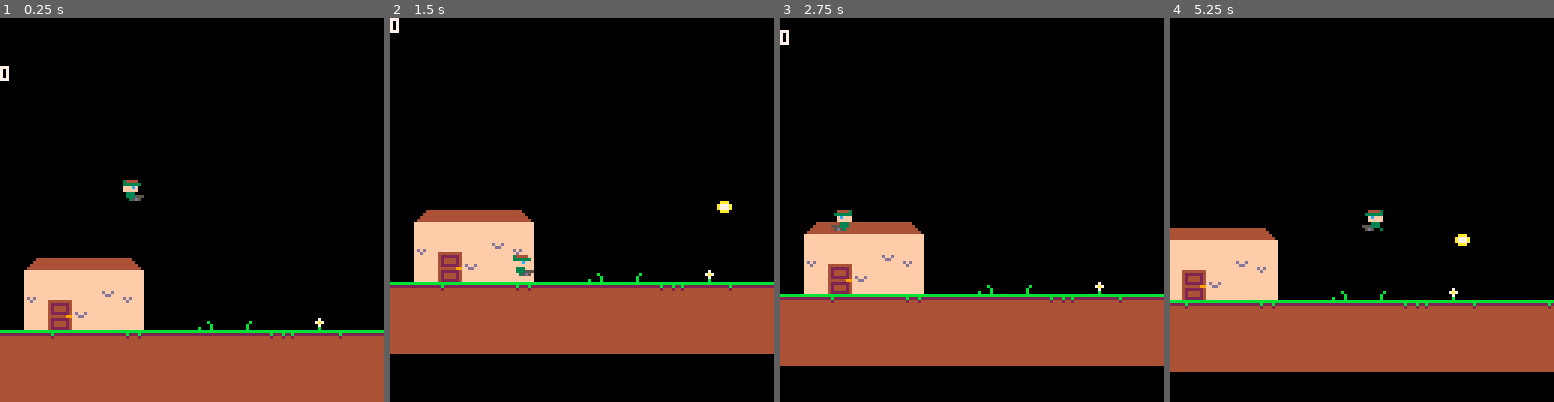
Above: before the commit, frames 1-4 (left to right).
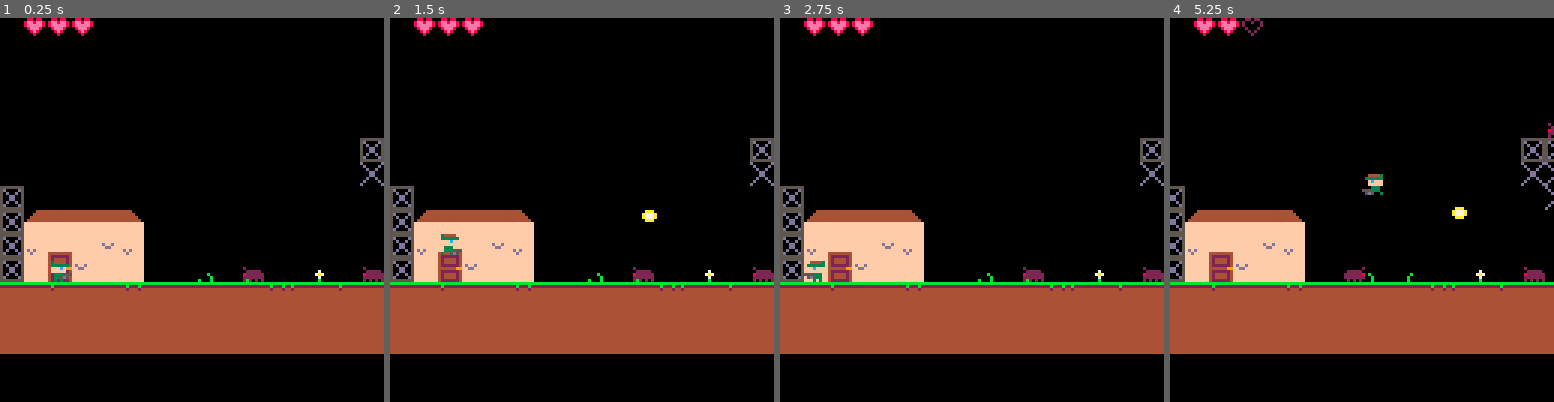
Above: after the commit, the same moments.

Repository: DavidPD/Pico8Games
Game: PICO-8 cartridge week1.p8
The game is run twice, just before and just after one commit, with the same random seed, the same clock (stepped at 60 frames per second) and the same inputs.
Inputs:
- Up to frame 1 (0.25 s): no input
- Up to frame 2 (1.5 s): tap O (Z key) at 0.33, 0.7, 1.43 s; tap X (X key) at 1.07 s
- Up to frame 3 (2.75 s): hold Left 1.97-2.37 s; tap X (X key) at 2.07, 2.4, 2.73 s; tap O (Z key) at 2.22 s; hold Down from 2.42 s (still down)
- Up to frame 4 (5.25 s): release Down at 2.82 s; hold Right 2.87-3.53 s; tap X (X key) every 0.33 s from 3.07 to 5.07 s; tap O (Z key) at 3.1, 3.98, 4.87 s; hold Up 3.58-4.08 s; hold Right 4.13-4.53 s; hold Down 4.58-5.08 s; hold Left from 5.13 s (still down)

The runs differ from the first frame. In frame 1, 34% of the frame differs, in the area x 0-100%, y 0-100%; in frame 2, 2.7%; in frame 3, 13%; in frame 4, 17%.

Commit message:
Finish week 1 game

Diff:
--- a/week1.p8
+++ b/week1.p8
@@ -3,8 +3,11 @@
 __lua__
 
 t = 0
+game_end = false
+message = "hello world"
 
 player_type = {
+  height = 8, width = 8,
   anim_frame_delay = 3,
   air_spr={2,3},
   stand_spr=1,
@@ -14,34 +17,133 @@
   init = function(self)
     self.last_shot = 0
     self.dir_y = 0
+    self.health = 3
+    self.last_hurt = 0
+    self.invincible = false
   end,
 
   shoot = function(self)
     if t - self.last_shot > 3 then
       self.last_shot = t
-      add(bullets, {
-        x = self.x + self.dir * 2,
-        y = self.y + 1,
-        dir_x = self.dir + self.dir_y * self.dir,
-        dir_y = self.dir_y,
-        lifetime = 24
-      })
+
+      b = entity(bullet_type, self.x, self.y)
+
+      if self.dir > 0 then
+        b.x += 3
+      end
+
+      if self.dir_y == 0 then
+        b.dir_x = self.dir
+        b.y += 3
+      else
+        b.dir_x = 0
+        b.y += 1
+      end
+      b.dir_y = self.dir_y
+      add(entities, b)
       sfx(0)
     end
   end,
 
   draw = function(self)
+    if not self.invincible or t % 2 == 0 then
+      draw_entity(self)
+    end
     -- draw gun
     if self.dir_y == 0 then
       spr(18, self.x, self.y + 2, 1, 1, self.dir == -1)
     elseif self.dir_y == -1 then
       spr(19, self.x, self.y, 1, 1, self.dir == -1)
     end
+  end,
+
+  update = function(self)
+    update_entity(self)
+    if t - self.last_hurt > 19 then self.invincible = false end
+    if check_map_collision(self, 7) then
+      game_end = true
+      message = "you win!!!"
+      sfx(3) -- win!
+    end
   end
 }
 
+bug_type = {
+  width = 8, height = 5,
+  anim_frame_delay = 3,
+  air_spr={8,8},
+  stand_spr=8,
+  walk_anim = {8,9},
+  walk_speed = 1, walk_accel = 0.2,
+
+  init = function(self)
+    self.last_swap = 0
+    self.dir = -1
+    self.health = 4
+  end,
+
+  update = function(self)
+    if not player.invincible and is_entity_collision(self, player) then
+      player.health -= 1
+      player.last_hurt = t
+      player.invincible = true
+      if player.health <= 0 then
+        game_end = true
+        message = "game over"
+        sfx(2) -- game over
+        return
+      else
+        sfx(4) -- hurt sound
+      end
+    end
+    if (self.walking) then
+      update_entity(self)
+      self.vx = self.type.walk_speed * self.dir
+      if t - self.last_swap > 10 then
+        self.last_swap = t
+        if self.x > player.x then
+          self.dir = -1
+        else
+          self.dir = 1
+        end
+      end
+    end
+    if abs(self.x - player.x) < 36 then self.walking = true end
+  end
+}
+
+bullet_type = {
+  width = 4, height = 4,
+  init = function(self)
+    self.lifetime = 24
+  end,
+
+  update = function(self)
+    self.x += self.dir_x * 5
+    self.y += self.dir_y * 5
+    self.lifetime -= 1
+    if self.lifetime <= 0 or check_map_collision(self) then del(entities, self) end
+    for e in all(entities) do
+      if e.type == bug_type and is_entity_collision(self, e) then
+        del(entities, self)
+        e.health -= 1
+        if e.health <= 0 then
+          del(entities, e)
+          sfx(5) -- deadbug
+        end
+        return
+      end
+    end
+  end,
+
+  draw = function(self)
+    bspr = 21
+    if (abs(self.dir_x) < abs(self.dir_y)) bspr = 22
+    spr(bspr, self.x, self.y)
+  end
+}
+
 entities = {}
-bullets = {}
 
 function entity(type, x, y)
   e = {
@@ -58,11 +160,29 @@
 end
 
 function _init()
-  player = entity(player_type, 40, 30)
+  player = entity(player_type, 16, 80)
   add(entities, player)
+
+  bugs = {
+    {10, 10},
+    {15, 10},
+    {16, 4},
+    {22, 10},
+    {26, 6},
+    {32, -1},
+    {36, 8},
+    {40, 4},
+    {45, 0},
+    {54, 8},
+  }
+
+  for bug in all(bugs) do
+    add(entities, entity(bug_type, bug[1] * 8, bug[2] * 8 + 3))
+  end
 end
 
 function _update()
+  if game_end then return end
   -- update time
   t += 1;
 
@@ -83,10 +203,13 @@
     player.walking = false
   end
 
-  if btn(2) then player.dir_y = -1 else player.dir_y = 0 end
+  if btn(2) then player.dir_y = -1
+  elseif btn(3) and not player.is_grounded then player.dir_y = 1
+  else player.dir_y = 0
+  end
 
   if btn(4) and player.is_grounded then
-    player.vy = -3.5
+    player.vy = -4
     player.is_grounded = false
   end
 
@@ -98,30 +221,38 @@
     if e.type.update != nil then
       e.type.update(e)
     else
-      update(e)
-    end
-  end
-
-  for b in all(bullets) do
-    update_bullet(b)
+      update_entity(e)
+    end
   end
 end
 
 function _draw()
-  cls()
-  camera(clamp(player.x - 64, 0, 32), clamp(player.y - 64, -16, 0))
-  map(0,0,0,0,32,16)
-  draw_entity(player)
-  print(player.dir_y, 0, 0, 7)
-  for b in all(bullets) do
-    bspr = 21
-    if (abs(b.dir_x) < abs(b.dir_y)) bspr = 22
-    spr(bspr, b.x, b.y)
-  end
-end
-
-function update(e)
-  printh(#bullets)
+  cls() camera()
+  if game_end then
+    print(message, 0, 0, 7)
+    return
+  end
+  camera(clamp(player.x - 64, 0, 384), 0)
+  map(0,0,0,0,64,16)
+
+  for e in all(entities) do
+    if e.type.draw then
+      e.type.draw(e)
+    else
+      draw_entity(e)
+    end
+  end
+  camera()
+  for n = 1,3 do
+    s = 4
+    if n > player.health then
+      s = 5
+    end
+    spr(s, n * 8, 0)
+  end
+end
+
+function update_entity(e)
   if e.walking then
     e.vx = clamp(e.vx + e.type.walk_accel * e.dir, -e.type.walk_speed, e.type.walk_speed)
   else
@@ -152,13 +283,6 @@
   end
 end
 
-function update_bullet(bullet)
-  bullet.x += bullet.dir_x * 5
-  bullet.y += bullet.dir_y * 5
-  bullet.lifetime -= 1
-  if bullet.lifetime <= 0 then del(bullets, bullet) end
-end
-
 function draw_entity(e)
   if not e.is_grounded then
     local air_spr
@@ -173,18 +297,15 @@
   else
     spr(e.type.stand_spr, e.x, e.y, 1, 1, e.dir < 0)
   end
-  if e.type.draw != nil then
-    e.type.draw(e)
-  end
 end
 
 function check_map_collision(e, f)
   f = f or 0
   local is_solid = false
   is_solid = solid(e.x / 8, e.y / 8, f)
-  is_solid = (is_solid or solid(e.x / 8, (e.y + 7) / 8, f))
-  is_solid = (is_solid or solid((e.x + 7) / 8, (e.y + 7) / 8, f))
-  is_solid = (is_solid or solid((e.x + 7) / 8, e.y / 8, f))
+  is_solid = (is_solid or solid(e.x / 8, (e.y + e.type.height - 1) / 8, f))
+  is_solid = (is_solid or solid((e.x + e.type.width - 1) / 8, (e.y + e.type.height - 1) / 8, f))
+  is_solid = (is_solid or solid((e.x + e.type.width - 1) / 8, e.y / 8, f))
   return is_solid
 end
 
@@ -192,6 +313,16 @@
   local s = mget(x, y)
   local is_solid = fget(s, f)
   return is_solid
+end
+
+function is_entity_collision(e1, e2)
+  local x_overlap = range(e1.x, e2.x, e2.x + e2.type.width) or
+                    range(e2.x, e1.x, e1.x + e1.type.width);
+
+  local y_overlap = range(e1.y, e2.y, e2.y + e2.type.height) or
+                    range(e2.y, e1.y, e1.y + e1.type.height);
+
+  return x_overlap and y_overlap;
 end
 
 -- utility functions
@@ -208,6 +339,10 @@
   end
 end
 
+function range(n, min, max)
+  return (n <= max and n >= min)
+end
+
 
 
 
@@ -338,168 +473,168 @@
 
 
 __gff__
-0000000000000000000000000000000000000000000000000000000000000000000001010000010000000000000000000000010100000100000000000000000000000000000000000000000000000000000000000000000000000000000000000000000000000000000000000000000000000000000000000000000000000000
+0000000000000000000000000000000000000000000000000000000000000000008001010000010000000000000000000000010100000101000000000000000000000000000000000000000000000000000000000000000000000000000000000000000000000000000000000000000000000000000000000000000000000000
 0000000000000000000000000000000000000000000000000000000000000000000000000000000000000000000000000000000000000000000000000000000000000000000000000000000000000000000000000000000000000000000000000000000000000000000000000000000000000000000000000000000000000000
 __map__
-0000000000000000000000000000000000000000000000000000000000000000000000000000000000000000000000000000000000000000000000000000000000000000000000000000000000000000000000000000000000000000000000000000000000000000000000000000000000000000000000000000000000000000
-0000000000000000000000000000000000000000000000000000000000000000000000000000000000000000000000000000000000000000000000000000000000000000000000000000000000000000000000000000000000000000000000000000000000000000000000000000000000000000000000000000000000000000
-0000000000000000000000000000000000000000000000000000000000000000000000000000000000000000000000000000000000000000000000000000000000000000000000000000000000000000000000000000000000000000000000000000000000000000000000000000000000000000000000000000000000000000
-0000000000000000000000000000000000000000000000000000000000000000000000000000000000000000000000000000000000000000000000000000000000000000000000000000000000000000000000000000000000000000000000000000000000000000000000000000000000000000000000000000000000000000
-0000000000000000000000000000000000000000000000000000000000000000000000000000000000000000000000000000000000000000000000000000000000000000000000000000000000000000000000000000000000000000000000000000000000000000000000000000000000000000000000000000000000000000
-0000000000000000000000000000000000000000000000000000000000000000000000000000000000000000000000000000000000000000000000000000000000000000000000000000000000000000000000000000000000000000000000000000000000000000000000000000000000000000000000000000000000000000
-0000000000000000000000000000000000000000000000000000000000000000000000000000000000000000000000000000000000000000000000000000000000000000000000000000000000000000000000000000000000000000000000000000000000000000000000000000000000000000000000000000000000000000
-0000000000000000000000000000000000000000000000000000000000000000000000000000000000000000000000000000000000000000000000000000000000000000000000000000000000000000000000000000000000000000000000000000000000000000000000000000000000000000000000000000000000000000
-0040414141420000000000000000000000000000000000000000000000000000000000000000000000000000000000000000000000000000000000000000000000000000000000000000000000000000000000000000000000000000000000000000000000000000000000000000000000000000000000000000000000000000
-0051506252510000000000000000000000000000000000000000000000000000000000000000000000000000000000000000000000000000000000000000000000000000000000000000000000000000000000000000000000000000000000000000000000000000000000000000000000000000000000000000000000000000
-0062606162620000340024000035000000000000343500003400350000350000000000000000000000000000000000000000000000000000000000000000000000000000000000000000000000000000000000000000000000000000000000000000000000000000000000000000000000000000000000000000000000000000
-3232333232223232323232223332333232223232323222333222323232333232000000000000000000000000000000000000000000000000000000000000000000000000000000000000000000000000000000000000000000000000000000000000000000000000000000000000000000000000000000000000000000000000
-2323232323232323232323232323232323232323232323232323232323232323000000000000000000000000000000000000000000000000000000000000000000000000000000000000000000000000000000000000000000000000000000000000000000000000000000000000000000000000000000000000000000000000
-2323232323232323232323232323232323232323232323232323232323232323000000000000000000000000000000000000000000000000000000000000000000000000000000000000000000000000000000000000000000000000000000000000000000000000000000000000000000000000000000000000000000000000
-0000000000000000000000000000000000000000000000000000000000000000000000000000000000000000000000000000000000000000000000000000000000000000000000000000000000000000000000000000000000000000000000000000000000000000000000000000000000000000000000000000000000000000
-0000000000000000000000000000000000000000000000000000000000000000000000000000000000000000000000000000000000000000000000000000000000000000000000000000000000000000000000000000000000000000000000000000000000000000000000000000000000000000000000000000000000000000
-0000000000000000000000000000000000000000000000000000000000000000000000000000000000000000000000000000000000000000000000000000000000000000000000000000000000000000000000000000000000000000000000000000000000000000000000000000000000000000000000000000000000000000
-0000000000000000000000000000000000000000000000000000000000000000000000000000000000000000000000000000000000000000000000000000000000000000000000000000000000000000000000000000000000000000000000000000000000000000000000000000000000000000000000000000000000000000
-0000000000000000000000000000000000000000000000000000000000000000000000000000000000000000000000000000000000000000000000000000000000000000000000000000000000000000000000000000000000000000000000000000000000000000000000000000000000000000000000000000000000000000
-0000000000000000000000000000000000000000000000000000000000000000000000000000000000000000000000000000000000000000000000000000000000000000000000000000000000000000000000000000000000000000000000000000000000000000000000000000000000000000000000000000000000000000
-0000000000000000000000000000000000000000000000000000000000000000000000000000000000000000000000000000000000000000000000000000000000000000000000000000000000000000000000000000000000000000000000000000000000000000000000000000000000000000000000000000000000000000
-0000000000000000000000000000000000000000000000000000000000000000000000000000000000000000000000000000000000000000000000000000000000000000000000000000000000000000000000000000000000000000000000000000000000000000000000000000000000000000000000000000000000000000
-0000000000000000000000000000000000000000000000000000000000000000000000000000000000000000000000000000000000000000000000000000000000000000000000000000000000000000000000000000000000000000000000000000000000000000000000000000000000000000000000000000000000000000
-0000000000000000000000000000000000000000000000000000000000000000000000000000000000000000000000000000000000000000000000000000000000000000000000000000000000000000000000000000000000000000000000000000000000000000000000000000000000000000000000000000000000000000
-0000000000000000000000000000000000000000000000000000000000000000000000000000000000000000000000000000000000000000000000000000000000000000000000000000000000000000000000000000000000000000000000000000000000000000000000000000000000000000000000000000000000000000
-0000000000000000000000000000000000000000000000000000000000000000000000000000000000000000000000000000000000000000000000000000000000000000000000000000000000000000000000000000000000000000000000000000000000000000000000000000000000000000000000000000000000000000
-0000000000000000000000000000000000000000000000000000000000000000000000000000000000000000000000000000000000000000000000000000000000000000000000000000000000000000000000000000000000000000000000000000000000000000000000000000000000000000000000000000000000000000
-0000000000000000000000000000000000000000000000000000000000000000000000000000000000000000000000000000000000000000000000000000000000000000000000000000000000000000000000000000000000000000000000000000000000000000000000000000000000000000000000000000000000000000
-0000000000000000000000000000000000000000000000000000000000000000000000000000000000000000000000000000000000000000000000000000000000000000000000000000000000000000000000000000000000000000000000000000000000000000000000000000000000000000000000000000000000000000
-0000000000000000000000000000000000000000000000000000000000000000000000000000000000000000000000000000000000000000000000000000000000000000000000000000000000000000000000000000000000000000000000000000000000000000000000000000000000000000000000000000000000000000
-0000000000000000000000000000000000000000000000000000000000000000000000000000000000000000000000000000000000000000000000000000000000000000000000000000000000000000000000000000000000000000000000000000000000000000000000000000000000000000000000000000000000000000
-0000000000000000000000000000000000000000000000000000000000000000000000000000000000000000000000000000000000000000000000000000000000000000000000000000000000000000000000000000000000000000000000000000000000000000000000000000000000000000000000000000000000000000
-…(130 lines of a section not shown)…
+0000000000000000000000000000000000000000000000000000000000000000000000000000000000000000000000110000000000000000000000000000000000000000000000000000000000000000000000000000000000000000000000000000000000000000000000000000000000000000000000000000000000000000
+0000000000000000000000000000000000000000000000000000000000000000000000000000000000000000003700210000000000000000000000000000000000000000000000000000000000000000000000000000000000000000000000000000000000000000000000000000000000000000000000000000000000000000
+0000000000000000000000000000000000000026262600000000000000000000000000000000000000000000002626262600000000000000000000000000002600000000000000000000000000000000000000000000000000000000000000000000000000000000000000000000000000000000000000000000000000000000
+0000000000000000000000000000000000000027272700003600000000000000000000000000000000000000272727002700000000000000000000000000002600000000000000000000000000000000000000000000000000000000000000000000000000000000000000000000000000000000000000000000000000000000
+0000000000000000000000000000000000000027002700003600000000000000000000000000000000000027002700270000000000000000000000000000002600000000000000000000000000000000000000000000000000000000000000000000000000000000000000000000000000000000000000000000000000000000
+0000000000000000000000000000002626260027272700003636000000000000000000000000002626260027002700270000000026262600000000000000002600000000000000000000000000000000000000000000000000000000000000000000000000000000000000000000000000000000000000000000000000000000
+0000000000000000000000000000002727272700002700003636000000000000000000000000002727002700270027000000000027272700000000000000002600000000000000000000000000000000000000000000000000000000000000000000000000000000000000000000000000000000000000000000000000000000
+2600000000000000000000000000000027002727272700003636360000000000000000000000000027272726262627000000002700270000000000000000002600000000000000000000000000000000000000000000000000000000000000000000000000000000000000000000000000000000000000000000000000000000
+2640414141420000000000000000000000272726262600003636360000000000000000000000000000002700002727000000002727270000000036360000002600000000000000000000000000000000000000000000000000000000000000000000000000000000000000000000000000000000000000000000000000000000
+2651506252510000000000000000000000272727002700363636360000000000000000003600000000002727272727000000002700323200000036363600002600000000000000000000000000000000000000000000000000000000000000000000000000000000000000000000000000000000000000000000000000000000
+2662606162620000340024000035000000270027272700363636360000350000000000363636000000002726262627000000003232232300000036363600002600000000000000000000000000000000000000000000000000000000000000000000000000000000000000000000000000000000000000000000000000000000
+3232333232223232323232223332333232223232323222333222323232333232322232323232223332223232323332323222322323232333322232323233323200000000000000000000000000000000000000000000000000000000000000000000000000000000000000000000000000000000000000000000000000000000
+2323232323232323232323232323232323232323232323232323232323232323232323232323232323232323232323232323232323232323232323232323232300000000000000000000000000000000000000000000000000000000000000000000000000000000000000000000000000000000000000000000000000000000
+2323232323232323232323232323232323232323232323232323232323232323232323232323232323232323232323232323232323232323232323232323232300000000000000000000000000000000000000000000000000000000000000000000000000000000000000000000000000000000000000000000000000000000
+0000000000000000000000000000000000000000000000000000000000000000000000000000000000000000000000000000000000000000000000000000000000000000000000000000000000000000000000000000000000000000000000000000000000000000000000000000000000000000000000000000000000000000
+0000000000000000000000000000000000000000000000000000000000000000000000000000000000000000000000000000000000000000000000000000000000000000000000000000000000000000000000000000000000000000000000000000000000000000000000000000000000000000000000000000000000000000
+0000000000000000000000000000000000000000000000000000000000000000000000000000000000000000000000000000000000000000000000000000000000000000000000000000000000000000000000000000000000000000000000000000000000000000000000000000000000000000000000000000000000000000
+0000000000000000000000000000000000000000000000000000000000000000000000000000000000000000000000000000000000000000000000000000000000000000000000000000000000000000000000000000000000000000000000000000000000000000000000000000000000000000000000000000000000000000
+0000000000000000000000000000000000000000000000000000000000000000000000000000000000000000000000000000000000000000000000000000000000000000000000000000000000000000000000000000000000000000000000000000000000000000000000000000000000000000000000000000000000000000
+0000000000000000000000000000000000000000000000000000000000000000000000000000000000000000000000000000000000000000000000000000000000000000000000000000000000000000000000000000000000000000000000000000000000000000000000000000000000000000000000000000000000000000
+0000000000000000000000000000000000000000000000000000000000000000000000000000000000000000000000000000000000000000000000000000000000000000000000000000000000000000000000000000000000000000000000000000000000000000000000000000000000000000000000000000000000000000
+0000000000000000000000000000000000000000000000000000000000000000000000000000000000000000000000000000000000000000000000000000000000000000000000000000000000000000000000000000000000000000000000000000000000000000000000000000000000000000000000000000000000000000
+0000000000000000000000000000000000000000000000000000000000000000000000000000000000000000000000000000000000000000000000000000000000000000000000000000000000000000000000000000000000000000000000000000000000000000000000000000000000000000000000000000000000000000
+0000000000000000000000000000000000000000000000000000000000000000000000000000000000000000000000000000000000000000000000000000000000000000000000000000000000000000000000000000000000000000000000000000000000000000000000000000000000000000000000000000000000000000
+0000000000000000000000000000000000000000000000000000000000000000000000000000000000000000000000000000000000000000000000000000000000000000000000000000000000000000000000000000000000000000000000000000000000000000000000000000000000000000000000000000000000000000
+0000000000000000000000000000000000000000000000000000000000000000000000000000000000000000000000000000000000000000000000000000000000000000000000000000000000000000000000000000000000000000000000000000000000000000000000000000000000000000000000000000000000000000
+0000000000000000000000000000000000000000000000000000000000000000000000000000000000000000000000000000000000000000000000000000000000000000000000000000000000000000000000000000000000000000000000000000000000000000000000000000000000000000000000000000000000000000
+0000000000000000000000000000000000000000000000000000000000000000000000000000000000000000000000000000000000000000000000000000000000000000000000000000000000000000000000000000000000000000000000000000000000000000000000000000000000000000000000000000000000000000
+0000000000000000000000000000000000000000000000000000000000000000000000000000000000000000000000000000000000000000000000000000000000000000000000000000000000000000000000000000000000000000000000000000000000000000000000000000000000000000000000000000000000000000
+0000000000000000000000000000000000000000000000000000000000000000000000000000000000000000000000000000000000000000000000000000000000000000000000000000000000000000000000000000000000000000000000000000000000000000000000000000000000000000000000000000000000000000
+0000000000000000000000000000000000000000000000000000000000000000000000000000000000000000000000000000000000000000000000000000000000000000000000000000000000000000000000000000000000000000000000000000000000000000000000000000000000000000000000000000000000000000
+0000000000000000000000000000000000000000000000000000000000000000000000000000000000000000000000000000000000000000000000000000000000000000000000000000000000000000000000000000000000000000000000000000000000000000000000000000000000000000000000000000000000000000
+…(130 lines of a section not shown)…
Not shown, changed: 30 lines of the sprite sheet (__gfx__) section of week1.p8
Not shown, changed: the sound effects (__sfx__) section of week1.p8
